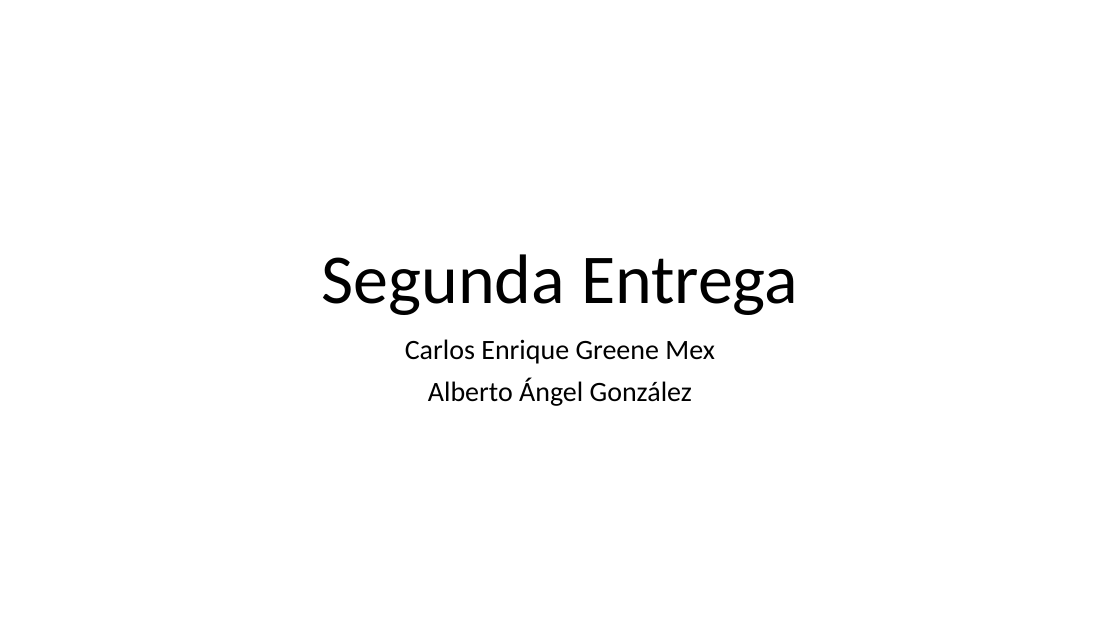
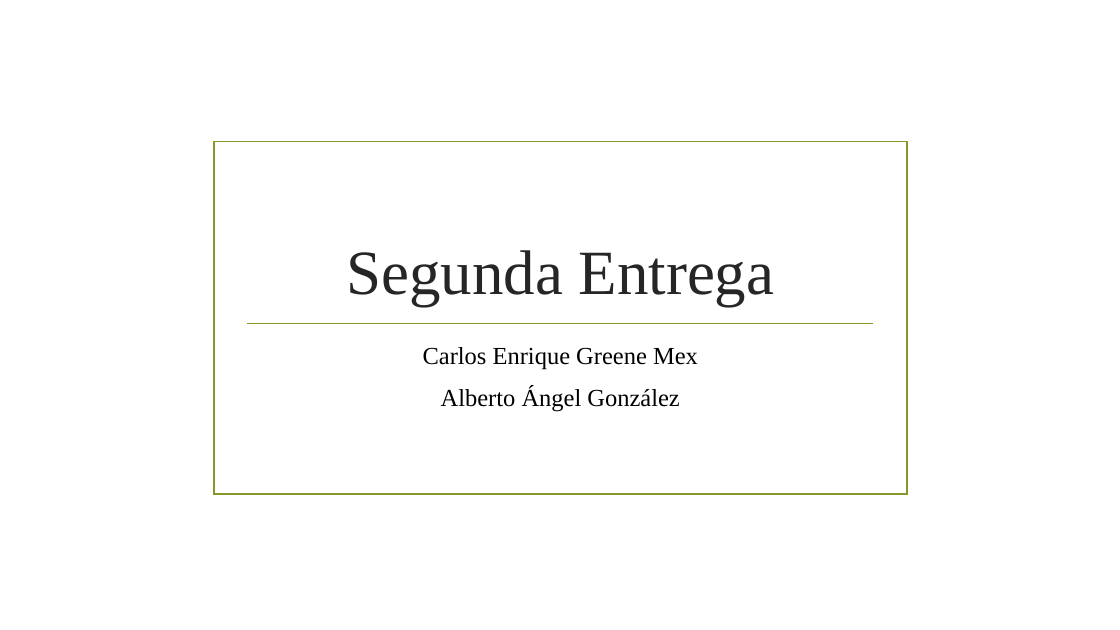
Before and after one commit to CarlosGreene/ProyectoEquipo4, a slide deck: slide 1 of Segunda Entrega.pptm. Drawn at 1120x630 pixels with LibreOffice and Linux fonts; fonts in the diff are those of the drawing; background and template pictures are left out. Boxes give left, top, right and bottom in pixels: in the first picture for what was removed or moved away, otherwise in the second. Text is boxed around its words. In the diff, an @@ line names an element or a change of style, - is before the commit and + after.

```diff
--- a/Segunda Entrega.pptm
+++ b/Segunda Entrega.pptm
@@ rectangle added at (214, 142, 907, 494), outline #83992A 1.25 pt @@
@@ title "Segunda Entrega": place and size @@
-title "Segunda Entrega" at (322, 254, 798, 315)
+title "Segunda Entrega" at (346, 250, 775, 306)
@@ title "Segunda Entrega" at (346, 250, 775, 306): size 60 to 54 pt, font Calibri to Times New Roman, text colour #000000 to #262626; line spacing 0.9 to 1 @@
@@ line added from (247, 323) to (874, 323), #83992A 1.25 pt @@
@@ subtitle "Carlos Enrique Greene Mex": place and size @@
-subtitle "Carlos Enrique Greene Mex" at (405, 339, 715, 406)
+subtitle "Carlos Enrique Greene Mex" at (423, 347, 698, 411)
@@ subtitle "Carlos Enrique Greene Mex" at (423, 347, 698, 411): size 24 to 21 pt, font Calibri to Times New Roman; line spacing 0.9 to 1 @@
```
Also in this commit, not shown: 7 other slides changed, 2 slides added, 3 slides removed, 10 other files.
